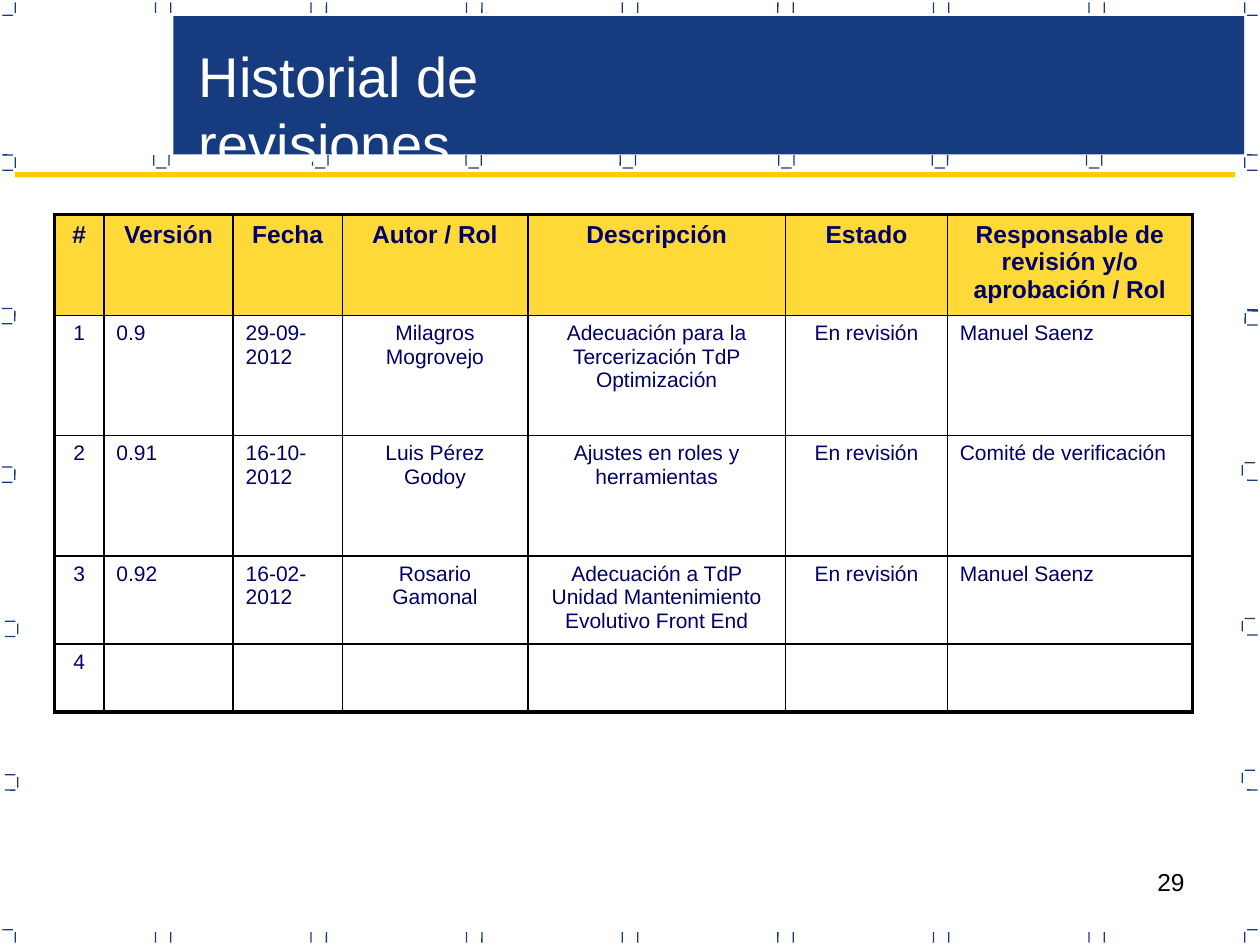
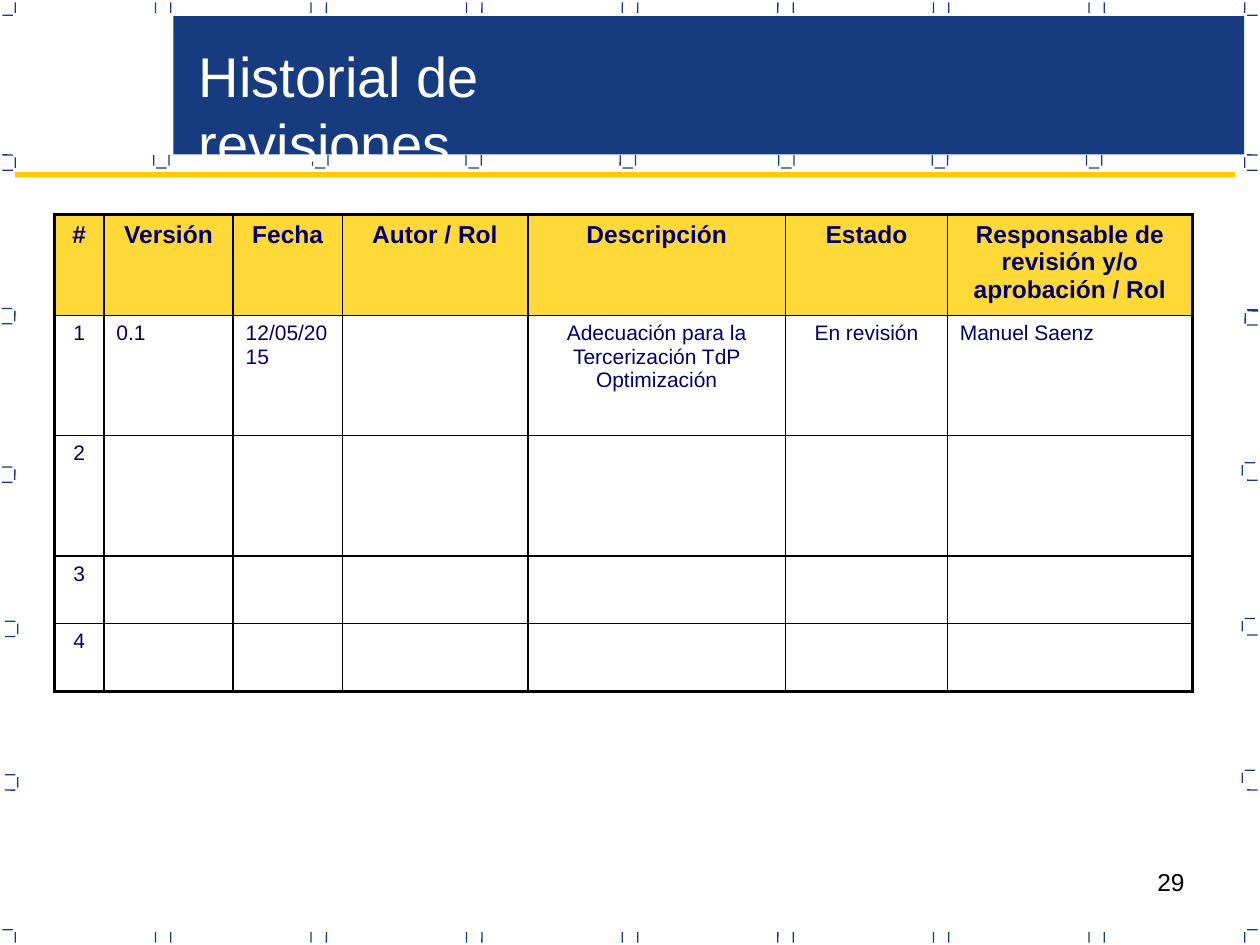
Before and after one commit to cjbensan/sistema-facturacion-inventario, a slide deck: slide 29 of CMMI-Nivel-2/CM/Proceso de Gestion de Configuracion-CM.pptx. Drawn at 1260x945 pixels with LibreOffice and Linux fonts; fonts in the diff are those of the drawing. Boxes give left, top, right and bottom in pixels: in the first picture for what was removed or moved away, otherwise in the second. Text is boxed around its words. In the diff, an @@ line names an element or a change of style, - is before the commit and + after.

```diff
--- a/CMMI-Nivel-2/CM/Proceso de Gestion de Configuracion-CM.pptx
+++ b/CMMI-Nivel-2/CM/Proceso de Gestion de Configuracion-CM.pptx
@@ table at box(54, 214, 1193, 690) @@
-row 2: 1 | 0.9 | 29-09-2012 | Milagros Mogrovejo | Adecuación para la Tercerización TdP Optimización | En revisión | Manuel Saenz
+row 2: 1 | 0.1 | 12/05/2015 |  | Adecuación para la Tercerización TdP Optimización | En revisión | Manuel Saenz
-row 3: 2 | 0.91 | 16-10-2012 | Luis Pérez Godoy | Ajustes en roles y herramientas | En revisión | Comité de verificación
+row 3: 2 |  |  |  |  |  | 
-row 4: 3 | 0.92 | 16-02-2012 | Rosario Gamonal | Adecuación a TdP Unidad Mantenimiento Evolutivo Front End | En revisión | Manuel Saenz
+row 4: 3 |  |  |  |  |  | 
```
Also in this commit, not shown: 11 other files.
